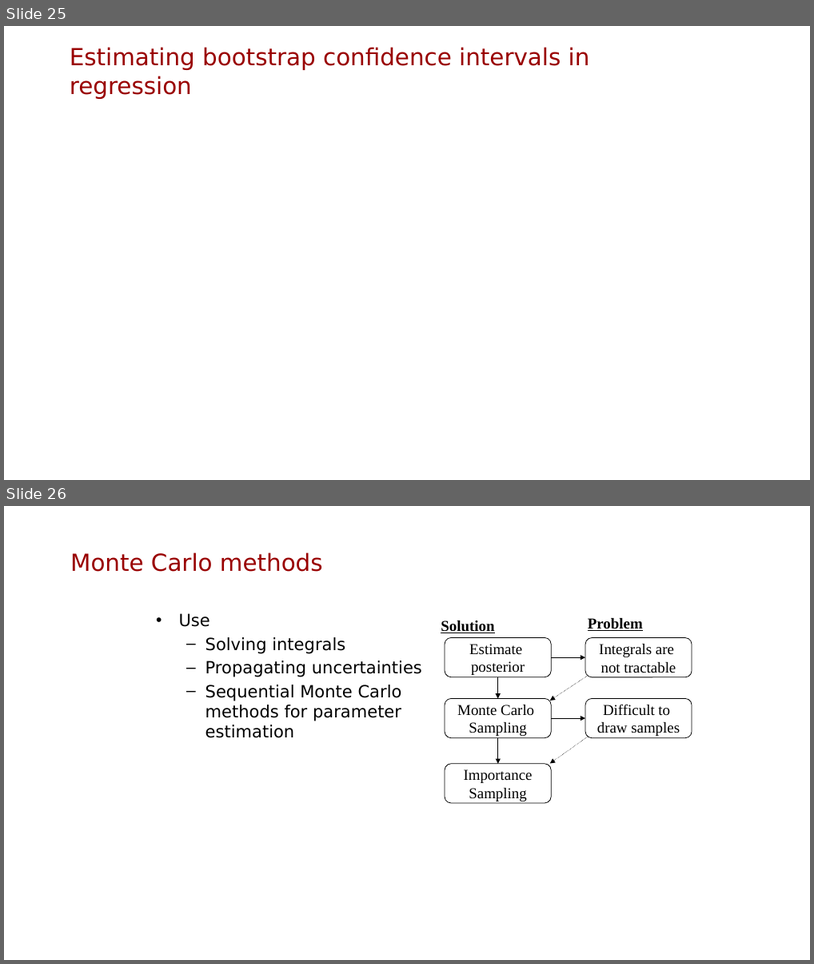
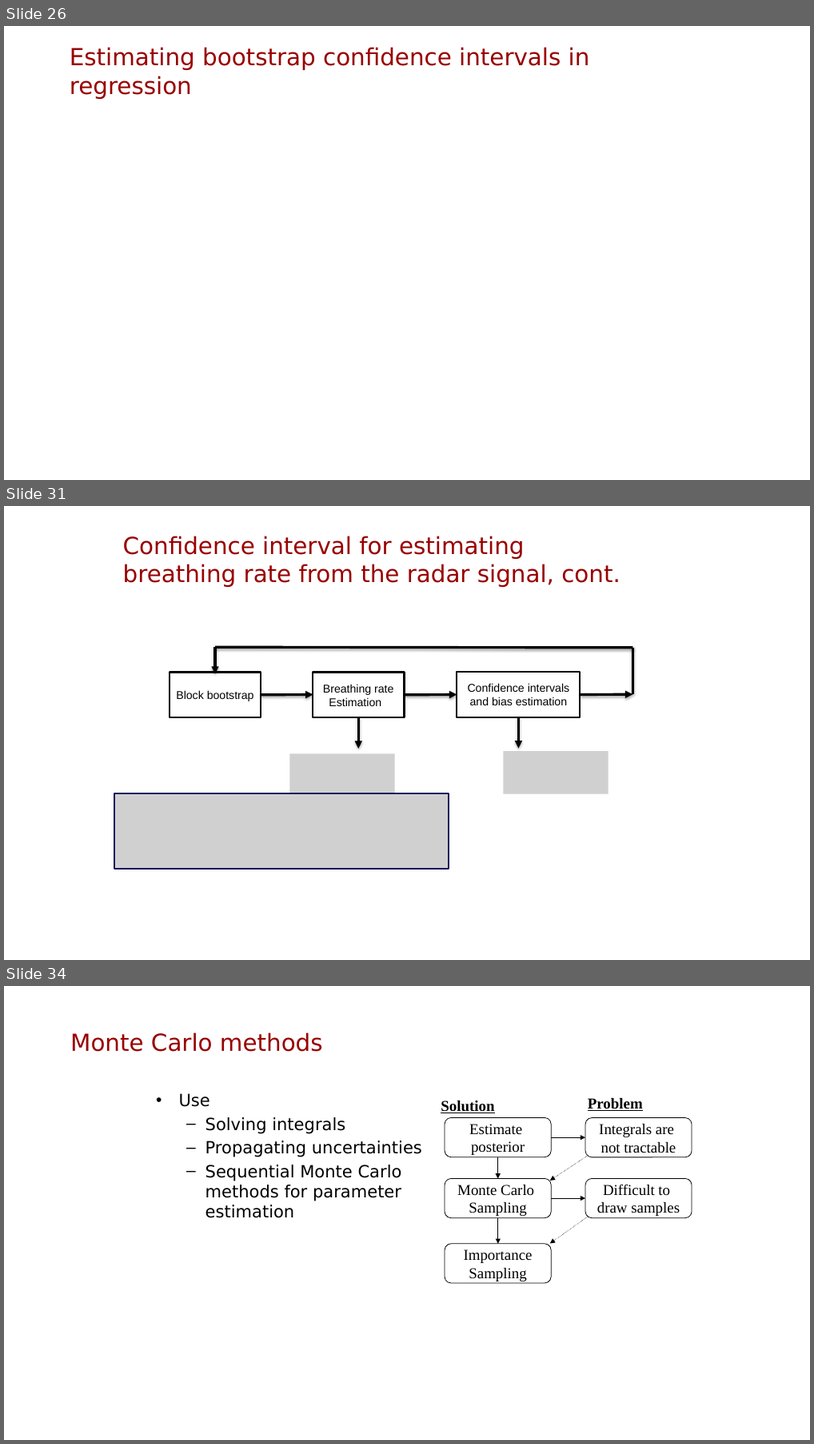
Before and after one commit to mbolic2/Uncertainty_Course, a slide deck: Lec 5 Bootstrap and Monte Carlo/Confidence intervals and Bootstrap.pptx. Shown one above the other, each under a label of ours: slides 25 and 26 before the commit, slides 26, 31 and 34 after it; the slides between them are not shown. The pictures are 814x964 and 814x1444 pixels, drawn with LibreOffice and Linux fonts; fonts in the diff are those of the drawing; grey boxes stand for pictures; background and template pictures are left out. Boxes give left, top, right and bottom in pixels: in the first picture for what was removed or moved away, otherwise in the second. Text is boxed around its words. In the diff, an @@ line names an element or a change of style, - is before the commit and + after.

```diff
--- a/Lec 5 Bootstrap and Monte Carlo/Confidence intervals and Bootstrap.pptx
+++ b/Lec 5 Bootstrap and Monte Carlo/Confidence intervals and Bootstrap.pptx
@@ slide 31 added at (4, 506, 810, 960), background picture (left out) @@
@@ title added at (123, 536, 621, 587), 28 pt, text #990000 @@
+Confidence interval for estimating breathing rate from the radar signal, cont.
@@ line added from (633, 648) to (215, 647), #000000 3 pt @@
@@ arrow added from (215, 647) to (215, 673), #000000 3 pt @@
@@ line added from (633, 694) to (633, 648), #000000 3 pt @@
@@ rectangle added at (169, 672, 261, 717), fill #FFFFFF, outline #000000 2 pt, 13.5 pt, text #000000 @@
+Block bootstrap
@@ rectangle added at (313, 672, 405, 717), fill #FFFFFF, outline #000000 2 pt, 13.5 pt, text #000000 @@
+Breathing rate Estimation
@@ rectangle added at (457, 672, 581, 717), fill #FFFFFF, outline #000000 2 pt, 13.5 pt, text #000000 @@
+Confidence intervals and bias estimation
@@ arrow added from (261, 695) to (313, 695), #000000 3 pt @@
@@ arrow added from (405, 695) to (457, 695), #000000 3 pt @@
@@ arrow added from (581, 695) to (633, 694), #000000 3 pt @@
@@ arrow added from (358, 717) to (358, 748), #000000 3 pt @@
@@ arrow added from (519, 717) to (519, 748), #000000 3 pt @@
@@ picture added at (290, 753, 395, 796) @@
@@ picture added at (504, 751, 609, 794) @@
@@ picture added at (114, 793, 449, 868) @@
@@ what was slide 25 is now slide 26 @@
@@ what was slide 26 is now slide 34 @@
```
Also in this commit, not shown: 7 other slides added, 5 other files.
